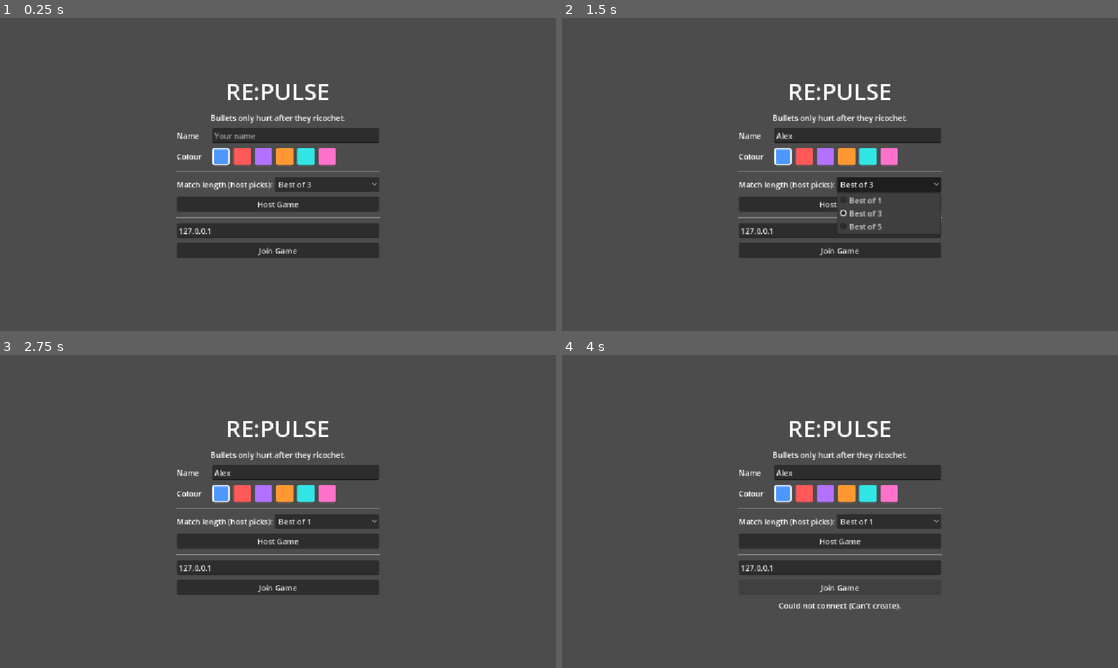
Above: before the commit, frames 1-4 (two rows, left to right).
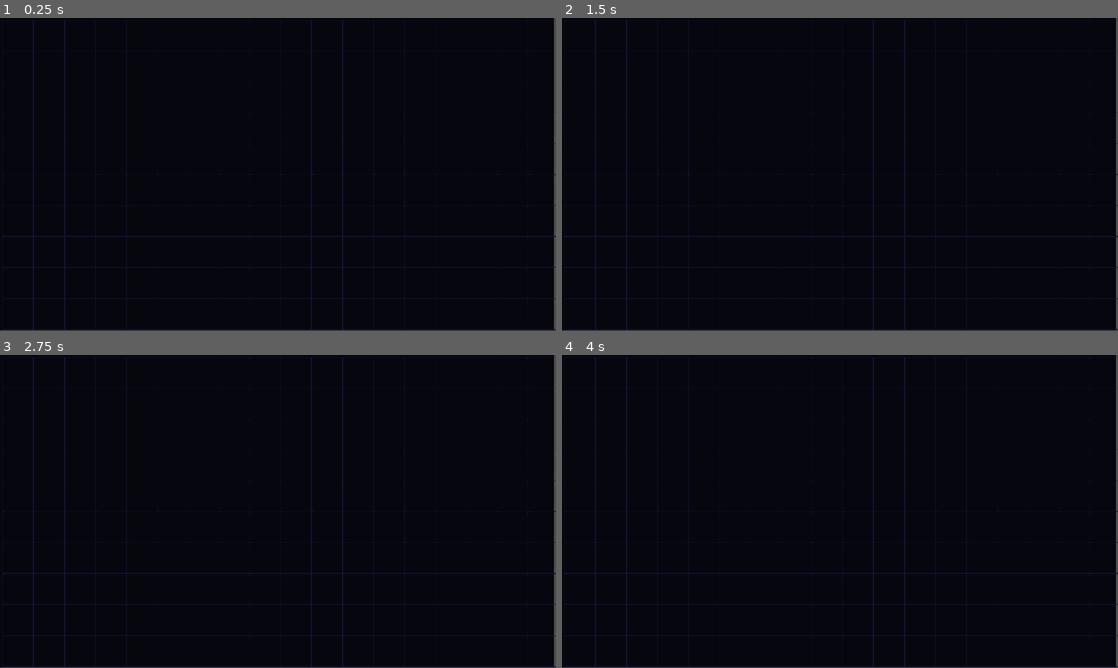
Above: after the commit, the same moments.

Repository: Logan842008/re-pulse
Game: Godot game, scene res://scene/main.tscn
Same seed, same stepped clock (60 frames per second), same inputs: the game is played once before the commit and once after it.
Inputs (mouse positions are in pixels of both pictures, inside the frame that each line leads up to):
- Up to frame 1 (0.25 s): no input
- Up to frame 2 (1.5 s): click (856, 136) at 0.52 s; type "Alex" at 0.6 s; click "Best of 3" at 1.25 s
- Up to frame 3 (2.75 s): click "Host Game" at 2 s
- Up to frame 4 (4 s): click "Best of 1" (after the commit: "Best of 3") at 2.75 s; click "Join Game" at 3.5 s

The runs differ from the first frame. In frame 1, 99% of the frame differs, in the area x 0-100%, y 0-100%; in frame 2, 98%; in frame 3, 99%; in frame 4, 99%.

Commit message:
Lobby background and fonts

Diff:
--- /dev/null
+++ b/lobby_theme.tres
@@ -0,0 +1,10 @@
+[gd_resource type="Theme" format=3 uid="uid://b237s7tbaltyd"]
+
+[ext_resource type="FontFile" uid="uid://dc06r1d8tsql6" path="res://Rajdhani-SemiBold.ttf" id="1_j3n6p"]
+
+[resource]
+default_base_scale = 20.0
+default_font = ExtResource("1_j3n6p")
+Label/colors/font_color = Color(0.9098039, 0.9843137, 1, 1)
+Label/colors/font_outline_color = Color(0, 0, 0, 1)
+Label/colors/font_shadow_color = Color(0, 0, 0, 0)
--- a/scene/main.tscn
+++ b/scene/main.tscn
@@ -1,143 +1,160 @@
 [gd_scene format=3 uid="uid://cimyeceio57e5"]
 
-[ext_resource type="Script" path="res://script/main.gd" id="1_main"]
+[ext_resource type="Script" uid="uid://ceekt2vo44qad" path="res://script/main.gd" id="1_main"]
+[ext_resource type="Theme" uid="uid://b237s7tbaltyd" path="res://lobby_theme.tres" id="2_brvut"]
+[ext_resource type="Texture2D" uid="uid://86cd2wdm1gj7" path="res://grid_tile.png" id="2_wp4xf"]
 
-[node name="Main" type="Node"]
+[node name="Main" type="Node" unique_id=1461576816]
 script = ExtResource("1_main")
 
-[node name="Level" type="Node" parent="."]
+[node name="Level" type="Node" parent="." unique_id=2066302113]
 
-[node name="LevelSpawner" type="MultiplayerSpawner" parent="."]
+[node name="LevelSpawner" type="MultiplayerSpawner" parent="." unique_id=2058525963]
 spawn_path = NodePath("../Level")
 spawn_limit = 1
 
-[node name="Lobby" type="CanvasLayer" parent="."]
+[node name="Lobby" type="CanvasLayer" parent="." unique_id=298423852]
 
-[node name="Center" type="CenterContainer" parent="Lobby"]
+[node name="Center" type="CenterContainer" parent="Lobby" unique_id=609361043]
 anchors_preset = 15
 anchor_right = 1.0
 anchor_bottom = 1.0
 grow_horizontal = 2
 grow_vertical = 2
+theme = ExtResource("2_brvut")
 
-[node name="Box" type="VBoxContainer" parent="Lobby/Center"]
+[node name="Box" type="VBoxContainer" parent="Lobby/Center" unique_id=392232833]
 custom_minimum_size = Vector2(420, 0)
 layout_mode = 2
 theme_override_constants/separation = 10
 
-[node name="Title" type="Label" parent="Lobby/Center/Box"]
+[node name="Title" type="Label" parent="Lobby/Center/Box" unique_id=1634979805]
 layout_mode = 2
 theme_override_font_sizes/font_size = 48
 text = "RE:PULSE"
 horizontal_alignment = 1
 
-[node name="Subtitle" type="Label" parent="Lobby/Center/Box"]
+[node name="Subtitle" type="Label" parent="Lobby/Center/Box" unique_id=1274004194]
 layout_mode = 2
 text = "Bullets only hurt after they ricochet."
 horizontal_alignment = 1
 
-[node name="NameRow" type="HBoxContainer" parent="Lobby/Center/Box"]
+[node name="NameRow" type="HBoxContainer" parent="Lobby/Center/Box" unique_id=686848469]
 layout_mode = 2
 
-[node name="NameLabel" type="Label" parent="Lobby/Center/Box/NameRow"]
+[node name="NameLabel" type="Label" parent="Lobby/Center/Box/NameRow" unique_id=892096126]
 custom_minimum_size = Vector2(70, 0)
 layout_mode = 2
 text = "Name"
 
-[node name="NameEdit" type="LineEdit" parent="Lobby/Center/Box/NameRow"]
+[node name="NameEdit" type="LineEdit" parent="Lobby/Center/Box/NameRow" unique_id=988954592]
 unique_name_in_owner = true
 layout_mode = 2
 size_flags_horizontal = 3
 placeholder_text = "Your name"
 
-[node name="ColorRow" type="HBoxContainer" parent="Lobby/Center/Box"]
+[node name="ColorRow" type="HBoxContainer" parent="Lobby/Center/Box" unique_id=186131095]
 layout_mode = 2
 
-[node name="ColorLabel" type="Label" parent="Lobby/Center/Box/ColorRow"]
+[node name="ColorLabel" type="Label" parent="Lobby/Center/Box/ColorRow" unique_id=1931290394]
 custom_minimum_size = Vector2(70, 0)
 layout_mode = 2
 text = "Colour"
 
-[node name="Swatches" type="HBoxContainer" parent="Lobby/Center/Box/ColorRow"]
+[node name="Swatches" type="HBoxContainer" parent="Lobby/Center/Box/ColorRow" unique_id=2032780413]
 unique_name_in_owner = true
 layout_mode = 2
 theme_override_constants/separation = 8
 
-[node name="HSeparator" type="HSeparator" parent="Lobby/Center/Box"]
+[node name="HSeparator" type="HSeparator" parent="Lobby/Center/Box" unique_id=98697015]
 layout_mode = 2
 
-[node name="RoundsRow" type="HBoxContainer" parent="Lobby/Center/Box"]
+[node name="RoundsRow" type="HBoxContainer" parent="Lobby/Center/Box" unique_id=1934637967]
 unique_name_in_owner = true
 layout_mode = 2
 
-[node name="RoundsLabel" type="Label" parent="Lobby/Center/Box/RoundsRow"]
+[node name="RoundsLabel" type="Label" parent="Lobby/Center/Box/RoundsRow" unique_id=540528591]
 layout_mode = 2
 text = "Match length (host picks):"
 
-[node name="Rounds" type="OptionButton" parent="Lobby/Center/Box/RoundsRow"]
+[node name="Rounds" type="OptionButton" parent="Lobby/Center/Box/RoundsRow" unique_id=1035157570]
 unique_name_in_owner = true
 layout_mode = 2
 size_flags_horizontal = 3
 
-[node name="ConnectBox" type="VBoxContainer" parent="Lobby/Center/Box"]
+[node name="ConnectBox" type="VBoxContainer" parent="Lobby/Center/Box" unique_id=602937447]
 unique_name_in_owner = true
 layout_mode = 2
 theme_override_constants/separation = 10
 
-[node name="HostButton" type="Button" parent="Lobby/Center/Box/ConnectBox"]
+[node name="HostButton" type="Button" parent="Lobby/Center/Box/ConnectBox" unique_id=1475611738]
 unique_name_in_owner = true
 layout_mode = 2
 text = "Host Game"
 
-[node name="HSeparator" type="HSeparator" parent="Lobby/Center/Box/ConnectBox"]
+[node name="HSeparator" type="HSeparator" parent="Lobby/Center/Box/ConnectBox" unique_id=1402306523]
 layout_mode = 2
 
-[node name="Address" type="LineEdit" parent="Lobby/Center/Box/ConnectBox"]
+[node name="Address" type="LineEdit" parent="Lobby/Center/Box/ConnectBox" unique_id=347140839]
 unique_name_in_owner = true
 layout_mode = 2
 text = "127.0.0.1"
 placeholder_text = "Host's IP address"
 
-[node name="JoinButton" type="Button" parent="Lobby/Center/Box/ConnectBox"]
+[node name="JoinButton" type="Button" parent="Lobby/Center/Box/ConnectBox" unique_id=668137926]
 unique_name_in_owner = true
 layout_mode = 2
 text = "Join Game"
 
-[node name="RoomBox" type="VBoxContainer" parent="Lobby/Center/Box"]
+[node name="RoomBox" type="VBoxContainer" parent="Lobby/Center/Box" unique_id=748858155]
 unique_name_in_owner = true
 visible = false
 layout_mode = 2
 theme_override_constants/separation = 10
 
-[node name="PlayersLabel" type="Label" parent="Lobby/Center/Box/RoomBox"]
+[node name="PlayersLabel" type="Label" parent="Lobby/Center/Box/RoomBox" unique_id=167929942]
 layout_mode = 2
 text = "Players"
 
-[node name="PlayerList" type="VBoxContainer" parent="Lobby/Center/Box/RoomBox"]
+[node name="PlayerList" type="VBoxContainer" parent="Lobby/Center/Box/RoomBox" unique_id=1150352472]
 unique_name_in_owner = true
 layout_mode = 2
 
-[node name="RoomHint" type="Label" parent="Lobby/Center/Box/RoomBox"]
+[node name="RoomHint" type="Label" parent="Lobby/Center/Box/RoomBox" unique_id=218311932]
 unique_name_in_owner = true
 custom_minimum_size = Vector2(420, 0)
 layout_mode = 2
 horizontal_alignment = 1
 autowrap_mode = 3
 
-[node name="StartButton" type="Button" parent="Lobby/Center/Box/RoomBox"]
+[node name="StartButton" type="Button" parent="Lobby/Center/Box/RoomBox" unique_id=2025001979]
 unique_name_in_owner = true
 layout_mode = 2
 text = "Start Match"
 
-[node name="LeaveButton" type="Button" parent="Lobby/Center/Box"]
+[node name="LeaveButton" type="Button" parent="Lobby/Center/Box" unique_id=1021019858]
 unique_name_in_owner = true
 visible = false
 layout_mode = 2
 text = "Leave"
 
-[node name="Status" type="Label" parent="Lobby/Center/Box"]
+[node name="Status" type="Label" parent="Lobby/Center/Box" unique_id=587082456]
 unique_name_in_owner = true
 custom_minimum_size = Vector2(420, 0)
 layout_mode = 2
 horizontal_alignment = 1
 autowrap_mode = 3
+
+[node name="ColorRect" type="ColorRect" parent="Lobby" unique_id=870642490]
+offset_right = 1148.0
+offset_bottom = 645.0
+color = Color(0.02745098, 0.02745098, 0.05882353, 1)
+
+[node name="TextureRect" type="TextureRect" parent="Lobby" unique_id=1229761381]
+self_modulate = Color(0.078431375, 0.078431375, 0.22745098, 1)
+offset_left = 5.0
+offset_top = 4.0
+offset_right = 1151.0
+offset_bottom = 645.0
+texture = ExtResource("2_wp4xf")
+stretch_mode = 1
Binary file added: Rajdhani-SemiBold.ttf
Not shown, added: Rajdhani-SemiBold.ttf.import
Binary file added: arena_border.png
Not shown, added: arena_border.png.import
Binary file added: grid_tile.png
Not shown, added: grid_tile.png.import
Binary file added: script/a7e75c34-b2e9-4c27-82a8-61e8a5408363.png
Not shown, added: script/a7e75c34-b2e9-4c27-82a8-61e8a5408363.png.import
